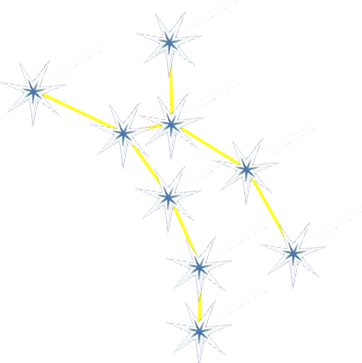
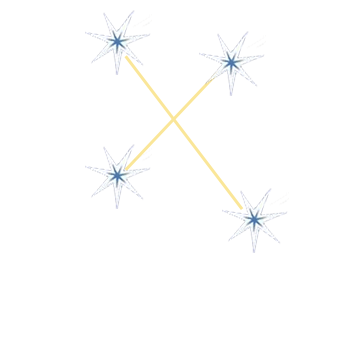
Revision of a layered 362 x 363 image; what changed, layer by layer:
removed layer "Lupus" over left=0, top=0, right=362, bottom=363
showed "Cross" over left=85, top=10, right=289, bottom=253
